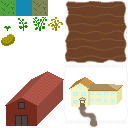
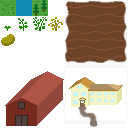
Before/after of a (128, 128) layered artwork. What changed in the layer stack:
moved "forest" above "forest grass", painted on it over [33, 0, 47, 16]
renamed "Pasted Layer" to "forest grass", painted on it over [32, 0, 48, 16]
